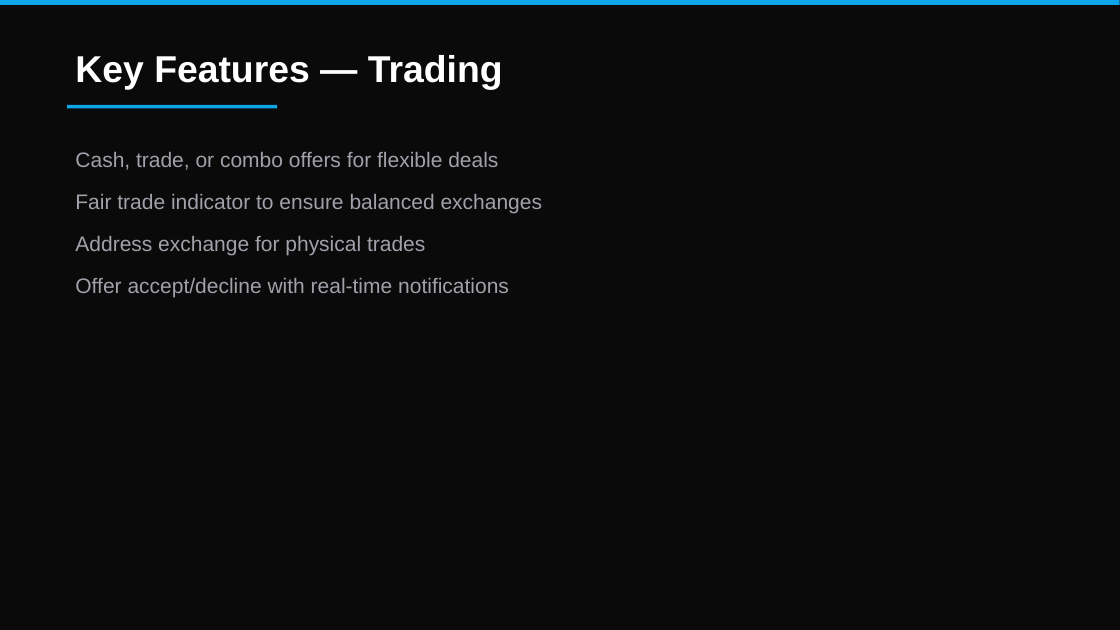
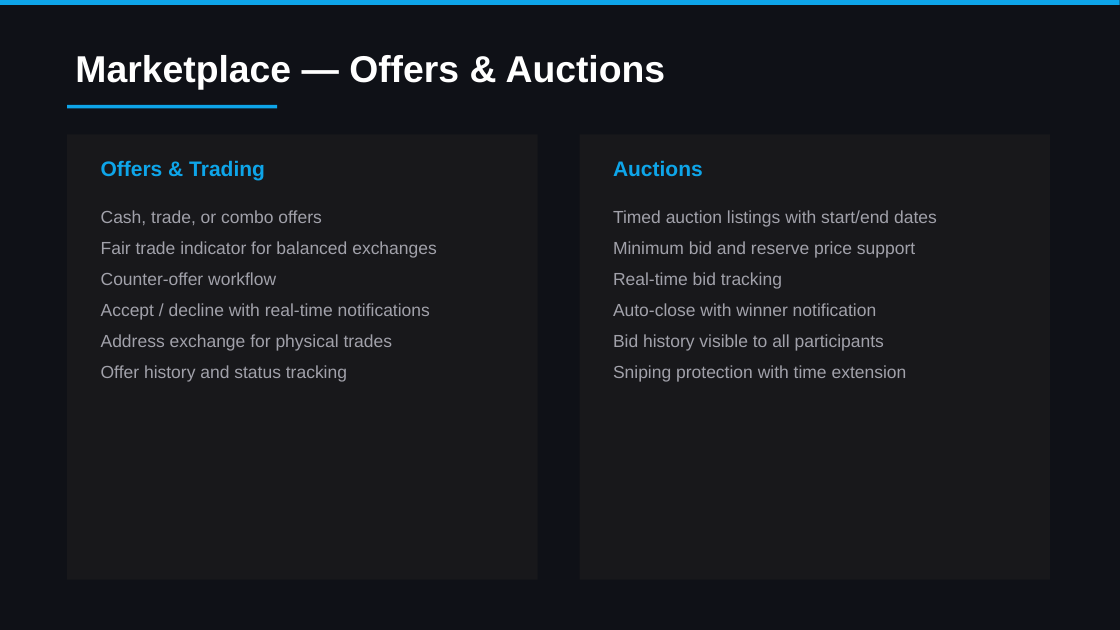
Before and after one commit to colelevy08/groovestack, a slide deck: slide 5 of GrooveStack_Overview.pptx (slide 6 before the commit). Drawn at 1120x630 pixels with LibreOffice and Linux fonts; fonts in the diff are those of the drawing. Boxes give left, top, right and bottom in pixels: in the first picture for what was removed or moved away, otherwise in the second. Text is boxed around its words. In the diff, an @@ line names an element or a change of style, - is before the commit and + after.

```diff
--- a/GrooveStack_Overview.pptx
+++ b/GrooveStack_Overview.pptx
@@ background #0A0A0A to #0F1117 @@
@@ text at (75,55,666,89): text changed @@
-Key Features — Trading
+Marketplace — Offers & Auctions
@@ rectangle added at (67,134,538,580), fill #18181B @@
@@ rectangle added at (580,134,1050,580), fill #18181B @@
@@ text added at (101,160,265,180), 18 pt, text #0EA5E9, bold @@
+Offers & Trading
@@ text added at (613,160,703,176), 18 pt, text #0EA5E9, bold @@
+Auctions
@@ text "Cash, trade, or combo offers": place and size @@
-text "Cash, trade, or combo offers" at (75,152,543,297)
+text "Cash, trade, or combo offers" at (101,210,437,382)
@@ text at (101,210,437,320): text changed; size 18 to 15 pt @@
-Cash, trade, or combo offers for flexible deals
-Fair trade indicator to ensure balanced exchanges
+Cash, trade, or combo offers
+Fair trade indicator for balanced exchanges
+Counter-offer workflow
+Accept / decline with real-time notifications
@@ text added at (613,210,937,382), 15 pt, text #A1A1AA @@
+Timed auction listings with start/end dates
+Minimum bid and reserve price support
+Real-time bid tracking
+Auto-close with winner notification
+Bid history visible to all participants
+Sniping protection with time extension
@@ text at (101,334,393,351): size 18 to 15 pt in "Address exchange for physical trades"; line spacing 1.3 to 1.2; less space between paragraphs @@
@@ text at (101,365,347,382): text changed; size 18 to 15 pt @@
-Offer accept/decline with real-time notifications
+Offer history and status tracking
```
Also in this commit, not shown: 11 other slides changed, 17 slides added, 7 slides removed, 6 other files.
